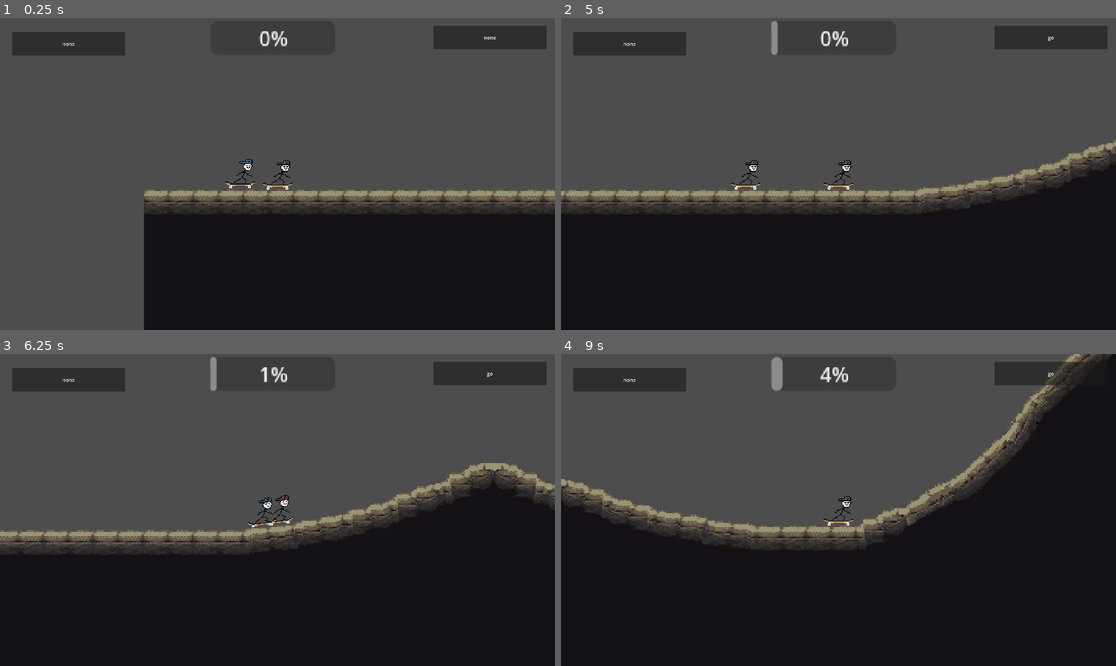
Above: before the commit, frames 1-4 (two rows, left to right).
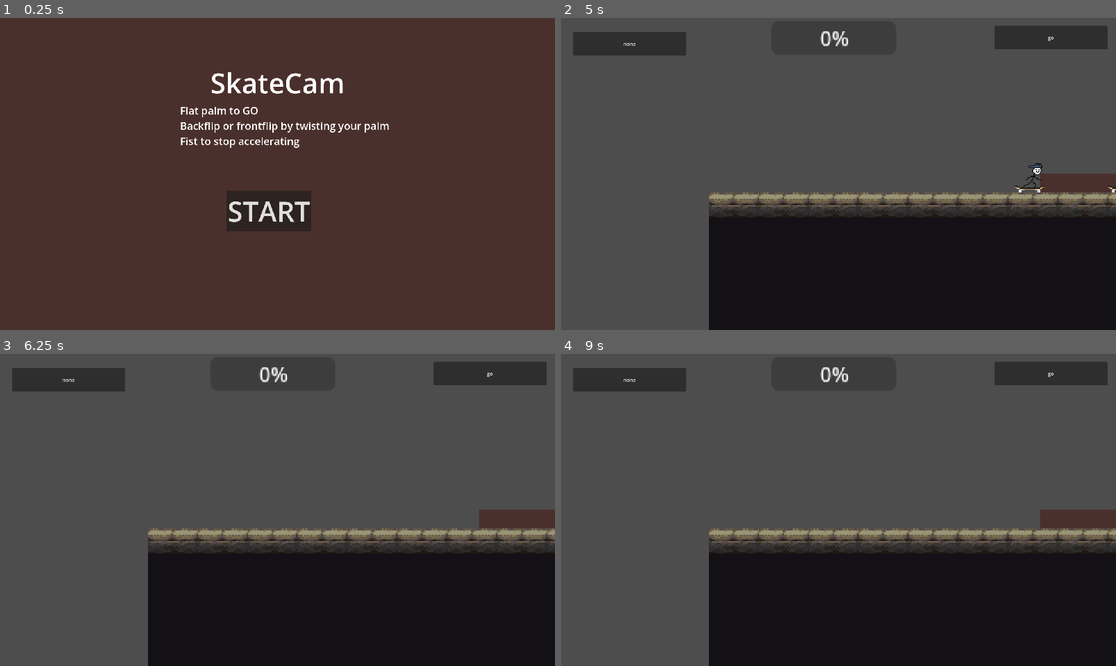
Above: after the commit, the same moments.

Repository: HowdyHack-2025/skater-game
Game: Godot game, scene res://mainmenu.tscn
Same seed, same stepped clock (60 frames per second), same inputs: the game is played once before the commit and once after it. Before the commit the project starts from res://world_2d.tscn.
Inputs (mouse positions are in pixels of both pictures, inside the frame that each line leads up to):
- Up to frame 1 (0.25 s): no input
- Up to frame 2 (5 s): click (827, 211) at 0.5 s, where only the run after the commit has a clickable "START"; hold W (go) 1.28-2.03 s; tap I (go_2) at 1.55, 2.1 s; tap W (go) at 2.3, 3.8 s; hold Q (backflip_p1) 2.78-3.53 s; hold I (go_2) 2.78-3.53 s; tap J (backflip_p2) at 2.85 s; tap E (frontflip_p1) at 3.6 s; hold I (go_2) from 4.28 s (still down); tap L (frontflip_p2) at 4.35 s
- Up to frame 3 (6.25 s): release I (go_2) at 5.03 s; hold Q (backflip_p1) 5.03-5.78 s; tap W (go) at 5.1 s; hold I (go_2) from 5.78 s (still down)
- Up to frame 4 (9 s): release I (go_2) at 6.53 s; hold Q (backflip_p1) 6.53-8.03 s; tap W (go) at 6.6, 8.3 s; hold I (go_2) 7.28-8.03 s; tap J (backflip_p2) at 8.1 s; hold I (go_2) from 8.78 s (still down); tap E (frontflip_p1) at 8.85 s

The runs differ from the first frame. In frame 1, 96% of the frame differs, in the area x 0-100%, y 0-100%; in frame 2, 18%; in frame 3, 21%; in frame 4, 31%.
Error after the commit: Invalid access to property or key 'position' on a base object of type 'null instance'. (res://main_camera_2.gd:15)

Commit message:
broken menu

Diff:
--- a/skater-2d-godot/autoload/SignalBus.gd
+++ b/skater-2d-godot/autoload/SignalBus.gd
@@ -5,12 +5,17 @@
 signal p1win
 signal p2win
 var winned = false
-
+var in_s = false
 var camera_position: Vector2
-@onready var progress: ProgressBar = get_tree().current_scene.find_child("ProgressBar")
-@onready var camera: Camera2D = get_tree().current_scene.find_child("Camera2D")
+@onready var progress: ProgressBar
+@onready var camera: Camera2D
 
 func _process(delta: float) -> void:
-	camera_position = camera.global_position
-	progress.max_value = 10000
-	progress.value = camera.position.x
+	if get_tree().current_scene.name == "World2D":
+		in_s = true
+		camera = get_tree().current_scene.find_child("Camera2D")
+		progress = get_tree().current_scene.find_child("ProgressBar")
+	if in_s:
+		camera_position = camera.global_position
+		progress.max_value = 10000
+		progress.value = camera.position.x
--- a/skater-2d-godot/autoload/scene_manager.gd
+++ b/skater-2d-godot/autoload/scene_manager.gd
@@ -3,7 +3,8 @@
 var current_scene = null
 
 func _deferred_goto_scene(path):
-	current_scene.free()
+	if current_scene != null:
+		current_scene.free()
 
 	# Load the new scene.
 	var s = ResourceLoader.load(path)
--- /dev/null
+++ b/skater-2d-godot/mainmenu.gd
@@ -0,0 +1,15 @@
+extends Control
+
+
+# Called when the node enters the scene tree for the first time.
+func _ready() -> void:
+	pass # Replace with function body.
+
+
+# Called every frame. 'delta' is the elapsed time since the previous frame.
+func _process(delta: float) -> void:
+	pass
+
+
+func _on_button_pressed() -> void:
+	SceneManager.goto_scene("uid://bkra1ub3o0xua")
--- /dev/null
+++ b/skater-2d-godot/mainmenu.tscn
@@ -0,0 +1,66 @@
+[gd_scene load_steps=2 format=3 uid="uid://bfgjsm7bn753c"]
+
+[ext_resource type="Script" uid="uid://ca85a3bvee0vf" path="res://mainmenu.gd" id="1_cmhrf"]
+
+[node name="Control" type="Control"]
+layout_mode = 3
+anchors_preset = 15
+anchor_right = 1.0
+anchor_bottom = 1.0
+grow_horizontal = 2
+grow_vertical = 2
+script = ExtResource("1_cmhrf")
+
+[node name="ColorRect" type="ColorRect" parent="."]
+layout_mode = 1
+anchors_preset = 15
+anchor_right = 1.0
+anchor_bottom = 1.0
+grow_horizontal = 2
+grow_vertical = 2
+color = Color(0.27940166, 0.058863312, 0.019312741, 0.45490196)
+
+[node name="Label" type="Label" parent="ColorRect"]
+layout_mode = 1
+anchors_preset = 8
+anchor_left = 0.5
+anchor_top = 0.5
+anchor_right = 0.5
+anchor_bottom = 0.5
+offset_left = -232.5
+offset_top = -382.0
+offset_right = 232.5
+offset_bottom = -250.0
+grow_horizontal = 2
+grow_vertical = 2
+theme_override_font_sizes/font_size = 96
+text = "SkateCam"
+
+[node name="Label2" type="Label" parent="ColorRect"]
+layout_mode = 0
+offset_left = 623.0
+offset_top = 295.0
+offset_right = 1347.0
+offset_bottom = 451.0
+theme_override_font_sizes/font_size = 36
+text = "Flat palm to GO
+Backflip or frontflip by twisting your palm
+Fist to stop accelerating"
+
+[node name="Button" type="Button" parent="ColorRect"]
+layout_mode = 1
+anchors_preset = 8
+anchor_left = 0.5
+anchor_top = 0.5
+anchor_right = 0.5
+anchor_bottom = 0.5
+offset_left = -177.0
+offset_top = 58.0
+offset_right = 117.0
+offset_bottom = 198.0
+grow_horizontal = 2
+grow_vertical = 2
+theme_override_font_sizes/font_size = 96
+text = "START"
+
+[connection signal="pressed" from="ColorRect/Button" to="." method="_on_button_pressed"]
--- a/skater-2d-godot/project.godot
+++ b/skater-2d-godot/project.godot
@@ -11,7 +11,7 @@
 [application]
 
 config/name="skater-2d-godot"
-run/main_scene="uid://bkra1ub3o0xua"
+run/main_scene="uid://bfgjsm7bn753c"
 config/features=PackedStringArray("4.5", "Forward Plus")
 config/icon="res://icon.svg"
 
--- a/skater-2d-godot/skater_player.gd
+++ b/skater-2d-godot/skater_player.gd
@@ -19,7 +19,7 @@
 var player_degree = 0
 var ending_degree = 1.5*PI
 var last_degree = 0
-
+@export var auto = false
 var flips = 0
 var speed_boost = false
 
@@ -51,7 +51,8 @@
 
 func _physics_process(delta: float) -> void:
 	var is_grounded := is_on_floor()
-
+	if auto:
+		Input.action_press("go")
 	# Coyote time logic
 	if is_grounded:
 		if stored_boost:
--- a/skater-2d-godot/skater_player2.gd
+++ b/skater-2d-godot/skater_player2.gd
@@ -15,7 +15,7 @@
 
 const COYOTE_TIME = 0.2  # seconds
 var coyote_timer: float = 0.0
-
+@export var auto = false
 var beginning_degree
 var player_degree = 0
 var ending_degree = 1.5*PI
@@ -52,7 +52,8 @@
 
 func _physics_process(delta: float) -> void:
 	var is_grounded := is_on_floor()
-
+	if auto:
+		Input.action_press("go_2")
 	# Coyote time logic
 	if is_grounded:
 		if stored_boost:
--- a/skater-2d-godot/world_2d.gd
+++ b/skater-2d-godot/world_2d.gd
@@ -8,7 +8,6 @@
 
 
 func _on_area_entered(area: Area2D) -> void:
-	print("hi")
 	var current_instance = ResourceLoader.load(Constants.STAGE_PIECES.values().pick_random()).instantiate()
 
 	current_instance.position = previous_piece_end_pos
Not shown, added: skater-2d-godot/mainmenu.gd.uid
